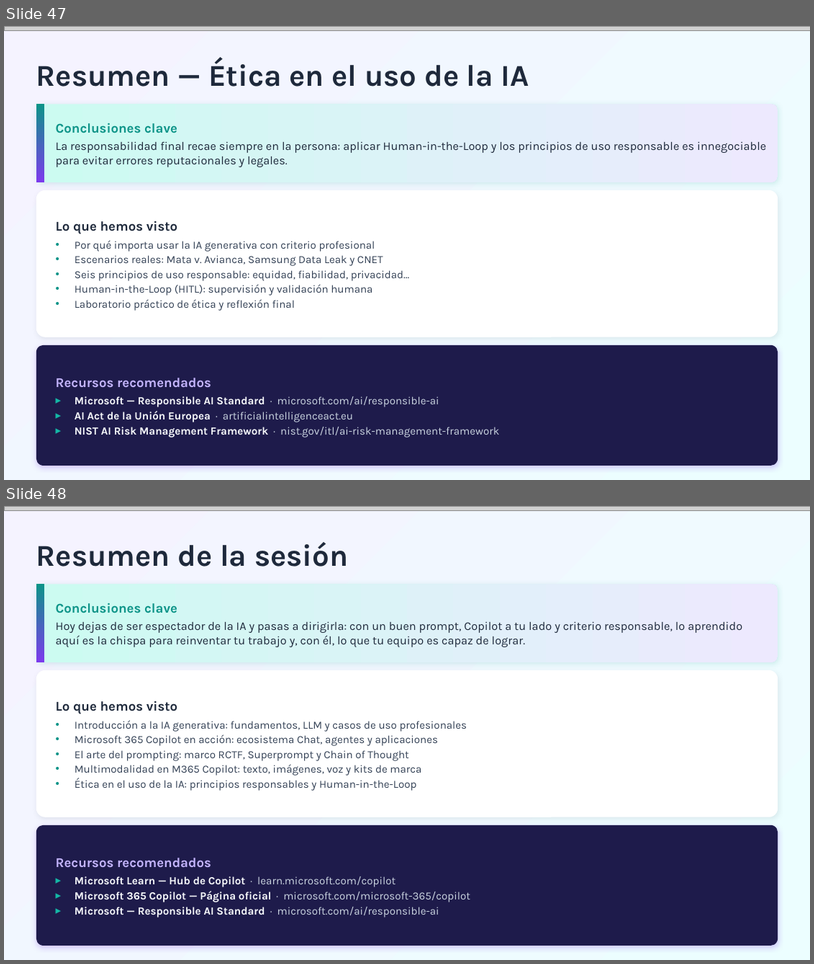
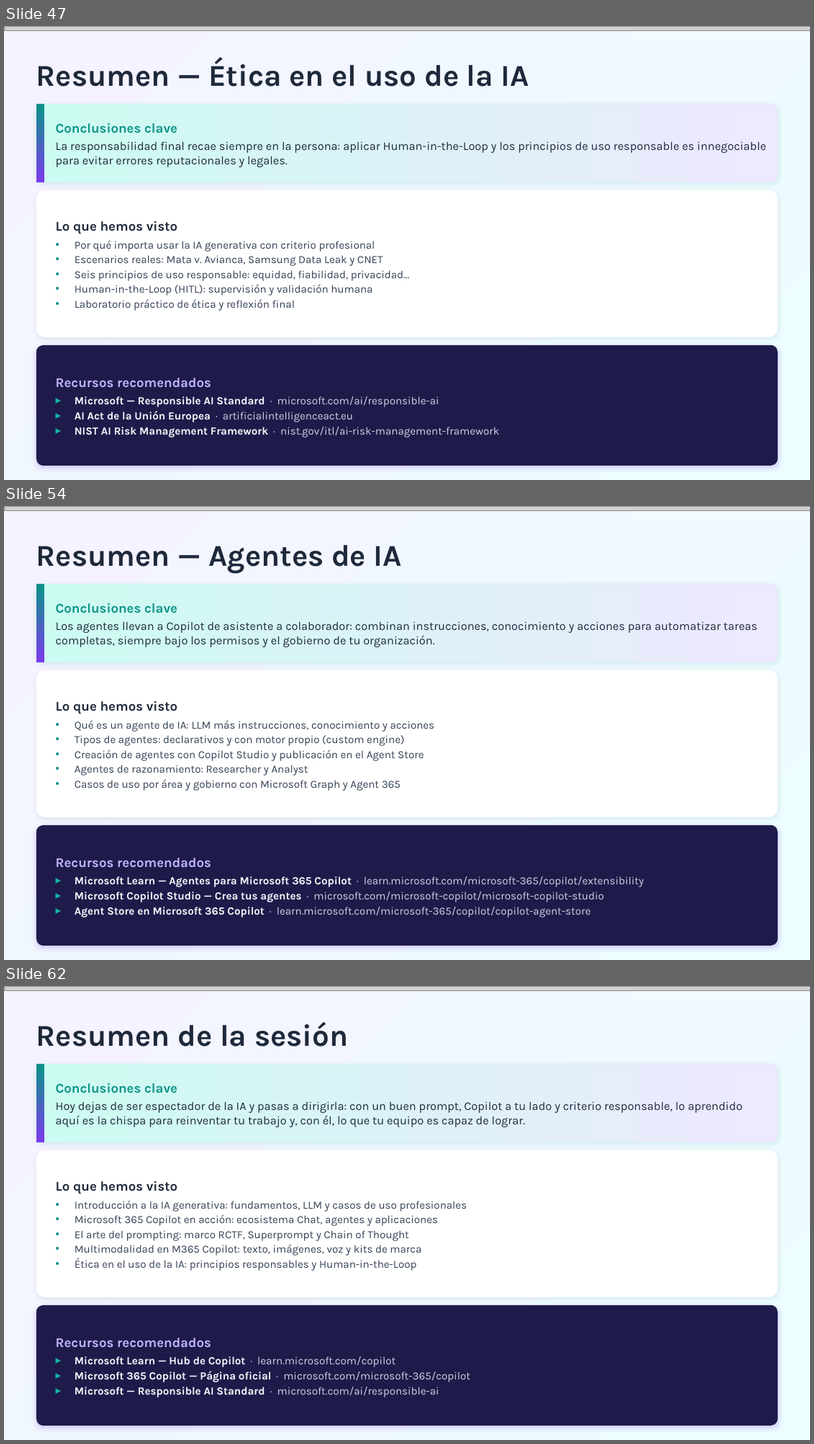
Before and after one commit to quizeth/Labs, a slide deck: IA y Copilot para business professionals/IA Generativa y Microsoft Copilot para profesionales.pptx. Shown one above the other, each under a label of ours: slides 47 and 48 before the commit, slides 47, 54 and 62 after it; the slides between them are not shown. The pictures are 814x964 and 814x1444 pixels, drawn with LibreOffice and Linux fonts; fonts in the diff are those of the drawing; grey boxes stand for pictures. Boxes give left, top, right and bottom in pixels: in the first picture for what was removed or moved away, otherwise in the second. Text is boxed around its words. In the diff, an @@ line names an element or a change of style, - is before the commit and + after.

```diff
--- a/IA y Copilot para business professionals/IA Generativa y Microsoft Copilot para profesionales.pptx
+++ b/IA y Copilot para business professionals/IA Generativa y Microsoft Copilot para profesionales.pptx
@@ slide 54 added at [4,506,810,960], background gradient #F5F3FF to #ECFEFF @@
@@ picture added at [4,506,810,511] @@
@@ text added at [36,545,402,574], 36 pt, text #1E293B, bold @@
+Resumen — Agentes de IA
@@ rounded rectangle added at [36,584,778,662], fill gradient #CCFBF1 to #EDE9FE @@
@@ rectangle added at [36,584,44,662], fill gradient #0D9488 to #7C3AED @@
@@ text added at [56,603,758,647], 14 pt, text #1E293B @@
+Conclusiones clave
+Los agentes llevan a Copilot de asistente a colaborador: combinan instrucciones, conocimiento y acciones para automatizar tareas completas, siempre bajo los permisos y el gobierno de tu organización.
@@ rounded rectangle added at [36,670,778,817], fill #FFFFFF @@
@@ text added at [56,701,435,790], 13 pt, text #334155 @@
+Lo que hemos visto
+• Qué es un agente de IA: LLM más instrucciones, conocimiento y acciones
+• Tipos de agentes: declarativos y con motor propio (custom engine)
+• Creación de agentes con Copilot Studio y publicación en el Agent Store
+• Agentes de razonamiento: Researcher y Analyst
+• Casos de uso por área y gobierno con Microsoft Graph y Agent 365
@@ rounded rectangle added at [36,825,778,945], fill #1E1B4B @@
@@ text added at [56,857,644,917], 13 pt, text #CBD5E1 @@
+Recursos recomendados
+▸ Microsoft Learn — Agentes para Microsoft 365 Copilot · learn.microsoft.com/microsoft-365/copilot/extensibility
+▸ Microsoft Copilot Studio — Crea tus agentes · microsoft.com/microsoft-copilot/microsoft-copilot-studio
+▸ Agent Store en Microsoft 365 Copilot · learn.microsoft.com/microsoft-365/copilot/copilot-agent-store
@@ what was slide 48 is now slide 62 @@
```
Also in this commit, not shown: 8 slides changed, 13 other slides added.
